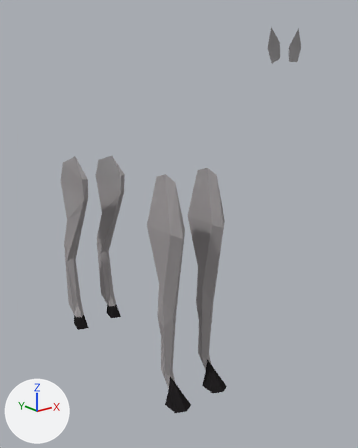
Two versions of the Blender file TheOvercoat/Assets/Models(blend)/Eşyalar/horse.blend, one commit apart.
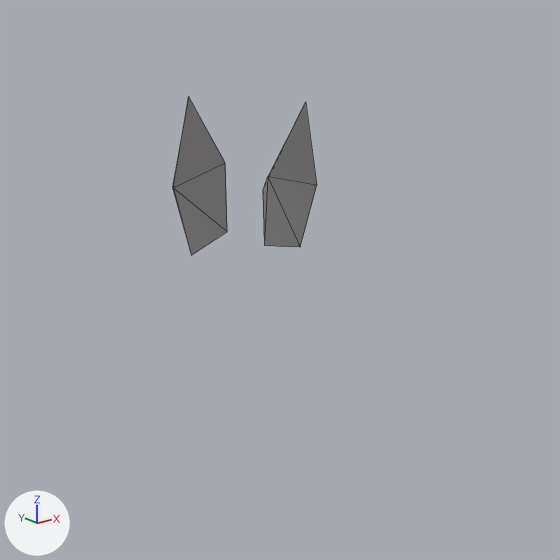
The first picture shows the older version from a camera (50 mm lens) standing at (-3.85, -5.28, 4.27) and looking at (0.27, -0.14, 2.21). The close-ups show both versions on the part from 63% to 100% of the width and 1% to 30% of the height of that picture. Lighting does not change. The marker at lower left points along +X, +Y and +Z. The close-ups show mesh edges as thin lines.

The older version as bpy lines, for what is in view:
```python
ob_cylinder = bpy.data.objects.new('Cylinder', me_cylinder)
ob_cylinder.location = (0.0, 0.0, 2.422)
```
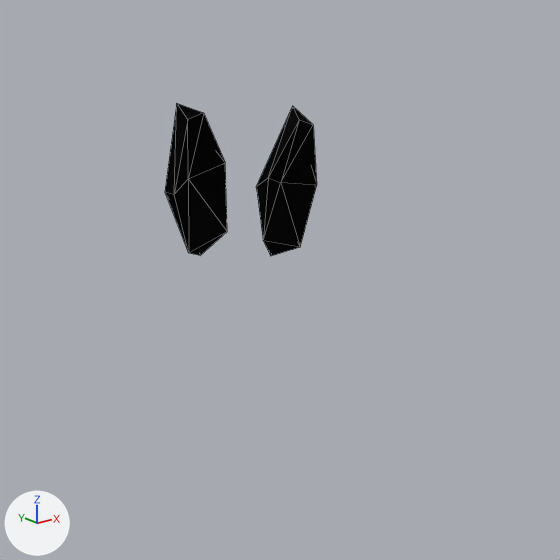
The edits, one by one:
me_cylinder has 825 vertices, 926 faces and spans x -0.7..0.7, y -2.78..3.18, z -2.46..2.19.
me_cylinder is used by ob_cylinder; location (0.0, 0.0, 2.422).
me_cylinder part 1: texture (UV) coordinates of 316 of 926 faces, centred in x -0.45..0.45, y -2.75..3.14, z -1.48..2.18, changed; they spanned u 0.15..0.32, v 0.02..0.04 and now span u 0.03..0.93, v 0.01..0.04.
Object 'Cylinder' (ob_cylinder) has a DECIMATE modifier named 'Decimate'.
On modifier 'Decimate' of object 'Cylinder' (ob_cylinder), ratio goes from 0.278 to 0.435.

Changed parts and their boxes [x1, y1, x2, y2] in the close-ups (560 x 560 px):
'Cylinder', surface changed, modifiers changed (grey to black): before [173, 97, 317, 255]; after [165, 103, 317, 256]
